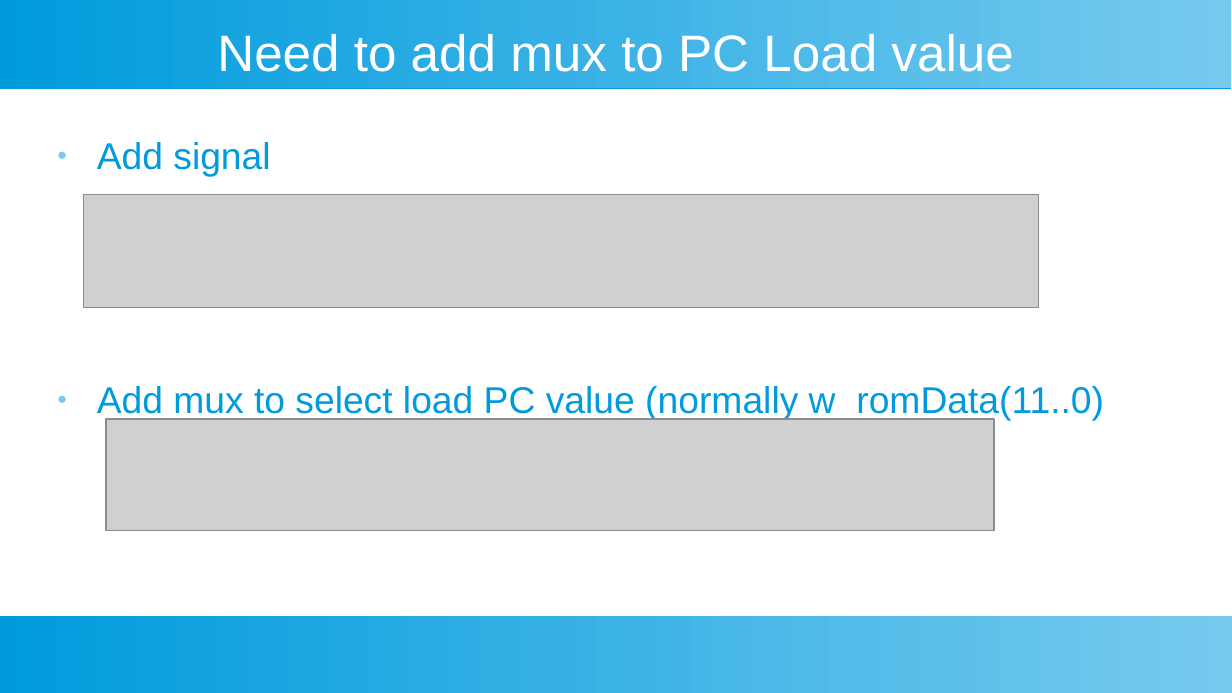
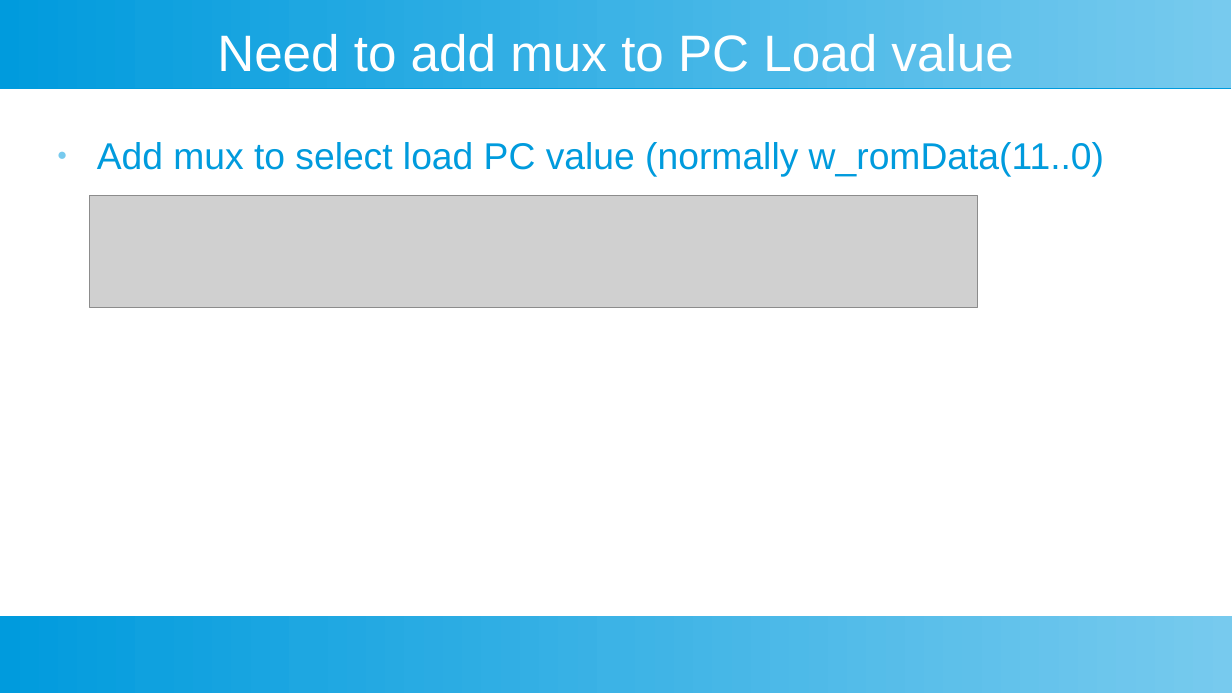
Before and after one commit to douggilliland/Design_A_CPU, a slide deck: slide 7 of Docs/DIY-FPGA-Computer-A2_JSR_RTS.odp. Drawn at 1232x693 pixels with LibreOffice and Linux fonts; fonts in the diff are those of the drawing; grey boxes stand for pictures. Boxes give left, top, right and bottom in pixels: in the first picture for what was removed or moved away, otherwise in the second. Text is boxed around its words. In the diff, an @@ line names an element or a change of style, - is before the commit and + after.

```diff
--- a/Docs/DIY-FPGA-Computer-A2_JSR_RTS.odp
+++ b/Docs/DIY-FPGA-Computer-A2_JSR_RTS.odp
@@ text at (97,142,270,177): paragraph removed @@
-● Add signal
@@ picture: place and size @@
-picture at (84,195,1039,307)
+picture at (89,196,978,307)
@@ picture removed at (106,419,995,531) @@
```
Also in this commit, not shown: 2 other slides changed, 2 other files.
